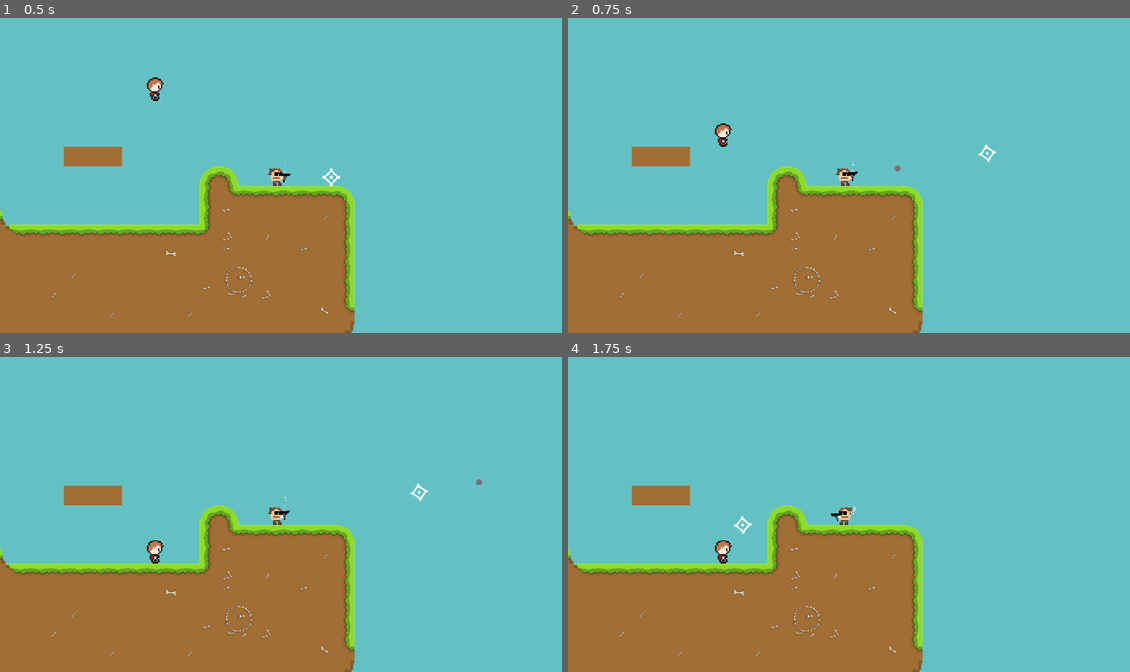
Above: before the commit, frames 1-4 (two rows, left to right).
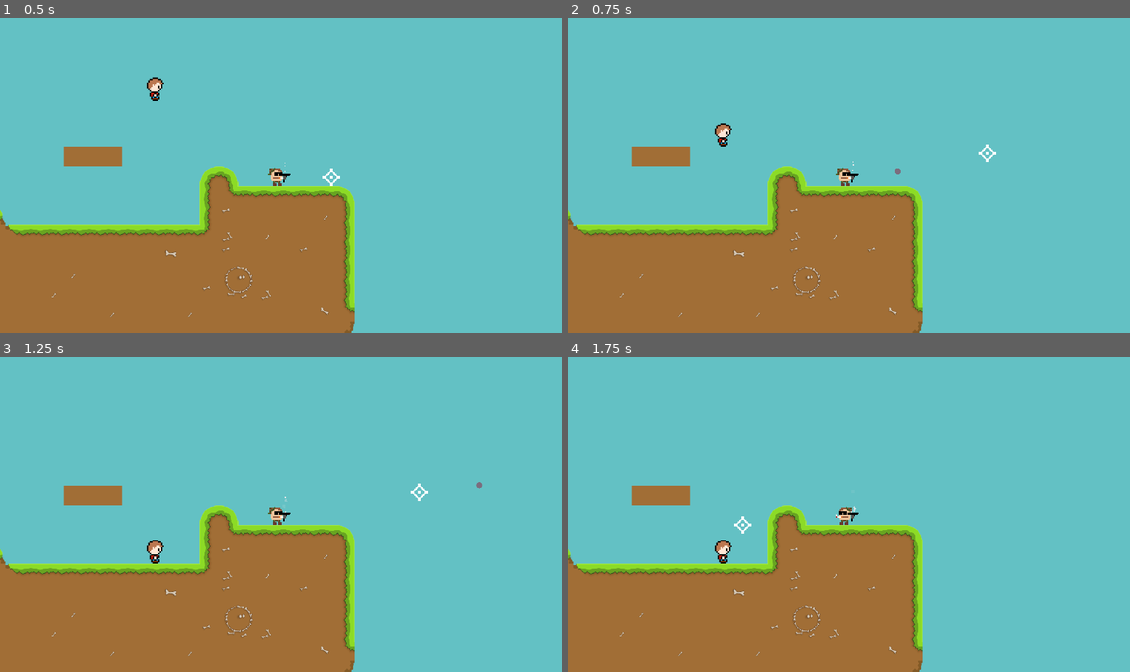
Above: after the commit, the same moments.

Repository: dubmosphere/2d-project
Game: Godot game, scene res://scenes/main.tscn
Same seed, same stepped clock (60 frames per second), same inputs: the game is played once before the commit and once after it.
Inputs (mouse positions are in pixels of both pictures, inside the frame that each line leads up to):
- Up to frame 1 (0.5 s): no input
- Up to frame 2 (0.75 s): move the mouse to (989, 153) at 0.52 s; click (989, 153) at 0.6 s
- Up to frame 3 (1.25 s): no input
- Up to frame 4 (1.75 s): move the mouse to (742, 523) at 1.27 s; tap G (toggle_godmode) at 1.35 s

Frame 1 is identical in both runs. In frame 2, less than 0.1% of the frame differs, in the area x 50-77%, y 40-53%; in frame 3, less than 0.1%, in the area x 50-86%, y 38-53%; in frame 4, less than 0.1%.
Error after the commit: Invalid operands 'Nil' and 'int' in operator '>'. (res://scripts/components/player_input.gd:43)

Commit message:
Fix problems with dependencies

Diff:
--- a/scenes/entities/player.tscn
+++ b/scenes/entities/player.tscn
@@ -374,6 +374,40 @@
 script = ExtResource("5_gaf7g")
 player = NodePath("../..")
 
+[node name="AimAxis" type="Marker2D" parent="Components" node_paths=PackedStringArray("input")]
+rotation = 1.02102
+script = ExtResource("10_eq31a")
+input = NodePath("../PlayerInput")
+
+[node name="BulletOffset" type="Marker2D" parent="Components/AimAxis"]
+position = Vector2(60, 0)
+
+[node name="Mouse" type="Sprite2D" parent="Components/AimAxis" node_paths=PackedStringArray("input")]
+visibility_layer = 0
+z_index = 100
+texture_filter = 1
+texture = ExtResource("12_shrli")
+script = ExtResource("13_eeqp4")
+input = NodePath("../../PlayerInput")
+
+[node name="Crosshair" type="Sprite2D" parent="Components/AimAxis" node_paths=PackedStringArray("input")]
+visibility_layer = 0
+z_index = 100
+texture_filter = 1
+position = Vector2(180, 0)
+texture = ExtResource("12_shrli")
+script = ExtResource("11_blpbi")
+input = NodePath("../../PlayerInput")
+
+[node name="GunOffset" type="Marker2D" parent="Components/AimAxis"]
+position = Vector2(30, 0)
+
+[node name="Gun" type="Sprite2D" parent="Components/AimAxis/GunOffset"]
+z_index = 20
+texture_filter = 1
+texture = ExtResource("11_hd0ed")
+script = ExtResource("13_1ado3")
+
 [node name="Movement" type="Node" parent="Components" node_paths=PackedStringArray("actor", "input")]
 script = ExtResource("6_d6hly")
 actor = NodePath("../..")
@@ -397,6 +431,7 @@
 script = ExtResource("8_jdtps")
 movement = NodePath("../Movement")
 input = NodePath("../PlayerInput")
+on = true
 intensity = 1.0
 
 [node name="CigSmoke" type="GPUParticles2D" parent="Components" node_paths=PackedStringArray("input")]
@@ -407,40 +442,6 @@
 lifetime = 2.0
 script = ExtResource("10_vhbfr")
 input = NodePath("../PlayerInput")
-
-[node name="AimAxis" type="Marker2D" parent="Components" node_paths=PackedStringArray("input")]
-rotation = 1.02102
-script = ExtResource("10_eq31a")
-input = NodePath("../PlayerInput")
-
-[node name="BulletOffset" type="Marker2D" parent="Components/AimAxis"]
-position = Vector2(60, 0)
-
-[node name="Mouse" type="Sprite2D" parent="Components/AimAxis" node_paths=PackedStringArray("input")]
-visibility_layer = 0
-z_index = 100
-texture_filter = 1
-texture = ExtResource("12_shrli")
-script = ExtResource("13_eeqp4")
-input = NodePath("../../PlayerInput")
-
-[node name="Crosshair" type="Sprite2D" parent="Components/AimAxis" node_paths=PackedStringArray("input")]
-visibility_layer = 0
-z_index = 100
-texture_filter = 1
-position = Vector2(180, 0)
-texture = ExtResource("12_shrli")
-script = ExtResource("11_blpbi")
-input = NodePath("../../PlayerInput")
-
-[node name="GunOffset" type="Marker2D" parent="Components/AimAxis"]
-position = Vector2(30, 0)
-
-[node name="Gun" type="Sprite2D" parent="Components/AimAxis/GunOffset"]
-z_index = 20
-texture_filter = 1
-texture = ExtResource("11_hd0ed")
-script = ExtResource("13_1ado3")
 
 [node name="Camera" type="Camera2D" parent="."]
 light_mask = 0
--- a/scenes/splitscreen.tscn
+++ b/scenes/splitscreen.tscn
@@ -22,17 +22,17 @@
 size_flags_vertical = 3
 theme_override_constants/separation = 2
 
-[node name="HBoxContainer" type="HBoxContainer" parent="VBoxContainer"]
+[node name="HBoxContainer1" type="HBoxContainer" parent="VBoxContainer"]
 layout_mode = 2
 size_flags_vertical = 3
 theme_override_constants/separation = 2
 
-[node name="SubViewportContainer1" type="SubViewportContainer" parent="VBoxContainer/HBoxContainer"]
+[node name="SubViewportContainer1" type="SubViewportContainer" parent="VBoxContainer/HBoxContainer1"]
 layout_mode = 2
 size_flags_horizontal = 3
 stretch = true
 
-[node name="SubViewport1" type="SubViewport" parent="VBoxContainer/HBoxContainer/SubViewportContainer1"]
+[node name="SubViewport1" type="SubViewport" parent="VBoxContainer/HBoxContainer1/SubViewportContainer1"]
 transparent_bg = true
 handle_input_locally = false
 audio_listener_enable_2d = true
@@ -41,19 +41,19 @@
 size = Vector2i(959, 539)
 render_target_update_mode = 4
 
-[node name="ParallaxBackground" parent="VBoxContainer/HBoxContainer/SubViewportContainer1/SubViewport1" instance=ExtResource("4_jjr7a")]
+[node name="ParallaxBackground" parent="VBoxContainer/HBoxContainer1/SubViewportContainer1/SubViewport1" instance=ExtResource("4_jjr7a")]
 
-[node name="Map" parent="VBoxContainer/HBoxContainer/SubViewportContainer1/SubViewport1" instance=ExtResource("4_5asch")]
+[node name="Map" parent="VBoxContainer/HBoxContainer1/SubViewportContainer1/SubViewport1" instance=ExtResource("4_5asch")]
 
-[node name="Player" parent="VBoxContainer/HBoxContainer/SubViewportContainer1/SubViewport1" instance=ExtResource("5_5ljcd")]
+[node name="Player" parent="VBoxContainer/HBoxContainer1/SubViewportContainer1/SubViewport1" instance=ExtResource("5_5ljcd")]
 position = Vector2(-208, 241)
 
-[node name="SubViewportContainer2" type="SubViewportContainer" parent="VBoxContainer/HBoxContainer"]
+[node name="SubViewportContainer2" type="SubViewportContainer" parent="VBoxContainer/HBoxContainer1"]
 layout_mode = 2
 size_flags_horizontal = 3
 stretch = true
 
-[node name="SubViewport2" type="SubViewport" parent="VBoxContainer/HBoxContainer/SubViewportContainer2"]
+[node name="SubViewport2" type="SubViewport" parent="VBoxContainer/HBoxContainer1/SubViewportContainer2"]
 transparent_bg = true
 handle_input_locally = false
 audio_listener_enable_2d = true
@@ -61,9 +61,9 @@
 size = Vector2i(959, 539)
 render_target_update_mode = 4
 
-[node name="ParallaxBackground" parent="VBoxContainer/HBoxContainer/SubViewportContainer2/SubViewport2" instance=ExtResource("4_jjr7a")]
+[node name="ParallaxBackground" parent="VBoxContainer/HBoxContainer1/SubViewportContainer2/SubViewport2" instance=ExtResource("4_jjr7a")]
 
-[node name="Player2" parent="VBoxContainer/HBoxContainer/SubViewportContainer2/SubViewport2" instance=ExtResource("5_5ljcd")]
+[node name="Player2" parent="VBoxContainer/HBoxContainer1/SubViewportContainer2/SubViewport2" instance=ExtResource("5_5ljcd")]
 position = Vector2(213, 320)
 player_number = 1
 
--- a/scripts/components/crosshair.gd
+++ b/scripts/components/crosshair.gd
@@ -1,3 +1,4 @@
+class_name Crosshair
 extends Sprite2D
 
 @export var input: PlayerInput
--- a/scripts/components/mouse.gd
+++ b/scripts/components/mouse.gd
@@ -1,3 +1,4 @@
+class_name Mouse
 extends Sprite2D
 
 @export var input: PlayerInput
--- a/scripts/components/player_input.gd
+++ b/scripts/components/player_input.gd
@@ -40,4 +40,7 @@
 			aim_direction = input_aim_direction.normalized()
 			joystick_aim = true
 
+		if joypad > 0:
+			joystick_aim = true
+
 		aim_angle = player.position.angle_to_point(player.position + aim_direction)
--- a/scripts/components/ranged_weapon.gd
+++ b/scripts/components/ranged_weapon.gd
@@ -8,13 +8,6 @@
 @export var projectile_velocity: float
 @export var bullets: int
 @export var bullet_scene: PackedScene
-
-@onready var sub_viewport: SubViewport = $/root/Main/VBoxContainer/HBoxContainer/SubViewportContainer1/SubViewport1
-@onready var map = $/root/Main/Map
-
-func _ready() -> void:
-	if sub_viewport:
-		map = sub_viewport.get_node('Map')
 
 # Called every frame. 'delta' is the elapsed time since the previous frame.
 func _physics_process(delta: float) -> void:
@@ -34,4 +27,4 @@
 	bullet.actor = actor
 	bullet.position = offset.global_position
 	bullet.direction = input.aim_direction
-	map.get_parent().add_child(bullet)
+	actor.get_parent().add_child(bullet)
--- a/scripts/entities/bullet.gd
+++ b/scripts/entities/bullet.gd
@@ -8,10 +8,14 @@
 var actor: Entity
 var direction: Vector2 = Vector2(0.0, 0.0)
 
-var timer = 0.0
+var damage: int = 0
+var timer: float = 0.0
 
 # Called when the node enters the scene tree for the first time.
 func _ready() -> void:
+	if actor:
+		var weapon: RangedWeapon = actor.get_node("Components/RangedWeapon")
+		damage = weapon.damage
 	$ShotSound.play()
 
 func _process(delta: float) -> void:
@@ -34,9 +38,8 @@
 
 	var target_actor: Entity = body
 	var health_system: HealthSystem = target_actor.get_node("Components/HealthSystem")
-	var weapon: RangedWeapon = actor.get_node("Components/RangedWeapon")
 
-	health_system.apply_dammage(weapon.damage)
+	health_system.apply_dammage(damage)
 
 	if health_system.health <= 0:
 		target_actor.queue_free()
--- a/scripts/main.gd
+++ b/scripts/main.gd
@@ -3,6 +3,9 @@
 
 @export var enemy_scene: PackedScene
 @export var bullet_scene: PackedScene
+
+@onready var mouse: Mouse = $Player/Components/AimAxis/Mouse
+@onready var crosshair: Crosshair = $Player/Components/AimAxis/Crosshair
 
 static var godmode: bool = false
 
@@ -10,9 +13,9 @@
 	var enemy: Enemy = enemy_scene.instantiate() as Enemy
 	var spawn_location: Vector2 = Vector2(-216.0, 230.0)
 
-	$Player/Components/AimAxis/Mouse.visibility_layer = 2
-	$Player/Components/AimAxis/Crosshair.visibility_layer = 2
-	$/root/Main.add_child(enemy)
+	mouse.visibility_layer = 2
+	crosshair.visibility_layer = 2
+	add_child(enemy)
 
 func _process(delta: float) -> void:
 	if Input.is_action_just_pressed("quit"):
--- a/scripts/splitscreen.gd
+++ b/scripts/splitscreen.gd
@@ -4,32 +4,34 @@
 @export var enemy_scene: PackedScene
 @export var bullet_scene: PackedScene
 
-@onready var sub_viewport1: SubViewport = $VBoxContainer/HBoxContainer/SubViewportContainer1/SubViewport1
-@onready var sub_viewport2: SubViewport = $VBoxContainer/HBoxContainer/SubViewportContainer2/SubViewport2
+@onready var sub_viewport1: SubViewport = $VBoxContainer/HBoxContainer1/SubViewportContainer1/SubViewport1
+@onready var sub_viewport2: SubViewport = $VBoxContainer/HBoxContainer1/SubViewportContainer2/SubViewport2
 @onready var sub_viewport3: SubViewport = $VBoxContainer/HBoxContainer2/SubViewportContainer3/SubViewport3
 @onready var sub_viewport4: SubViewport = $VBoxContainer/HBoxContainer2/SubViewportContainer4/SubViewport4
-@onready var player: Player = $VBoxContainer/HBoxContainer/SubViewportContainer1/SubViewport1/Player
-@onready var player2: Player = $VBoxContainer/HBoxContainer/SubViewportContainer2/SubViewport2/Player2
-@onready var player3: Player = $VBoxContainer/HBoxContainer2/SubViewportContainer3/SubViewport3/Player3
-@onready var player4: Player = $VBoxContainer/HBoxContainer2/SubViewportContainer4/SubViewport4/Player4
+@onready var mouse: Mouse = $VBoxContainer/HBoxContainer1/SubViewportContainer1/SubViewport1/Player/Components/AimAxis/Mouse
+@onready var crosshair1: Crosshair = $VBoxContainer/HBoxContainer1/SubViewportContainer1/SubViewport1/Player/Components/AimAxis/Crosshair
+@onready var crosshair2: Crosshair = $VBoxContainer/HBoxContainer1/SubViewportContainer2/SubViewport2/Player2/Components/AimAxis/Crosshair
+@onready var crosshair3: Crosshair = $VBoxContainer/HBoxContainer2/SubViewportContainer3/SubViewport3/Player3/Components/AimAxis/Crosshair
+@onready var crosshair4: Crosshair = $VBoxContainer/HBoxContainer2/SubViewportContainer4/SubViewport4/Player4/Components/AimAxis/Crosshair
 
 static var godmode: bool = false
 
 func _ready() -> void:
+	var world = sub_viewport1.find_world_2d()
+	sub_viewport2.world_2d = world
+	sub_viewport3.world_2d = world
+	sub_viewport4.world_2d = world
+
+	mouse.visibility_layer = 2
+	crosshair1.visibility_layer = 2
+	crosshair2.visibility_layer = 4
+	crosshair3.visibility_layer = 8
+	crosshair4.visibility_layer = 16
+
 	var enemy: Enemy = enemy_scene.instantiate() as Enemy
 	var spawn_location: Vector2 = Vector2(-216.0, 230.0)
 
 	enemy.position = spawn_location
-
-	var world = sub_viewport1.find_world_2d()
-	sub_viewport2.world_2d = world
-	sub_viewport3.world_2d = world
-	sub_viewport4.world_2d = world
-	player.get_node("Components/AimAxis/Mouse").visibility_layer = 2
-	player.get_node("Components/AimAxis/Crosshair").visibility_layer = 2
-	player2.get_node("Components/AimAxis/Crosshair").visibility_layer = 4
-	player3.get_node("Components/AimAxis/Crosshair").visibility_layer = 8
-	player4.get_node("Components/AimAxis/Crosshair").visibility_layer = 16
 	sub_viewport1.add_child(enemy)
 
 func _process(delta: float) -> void:
